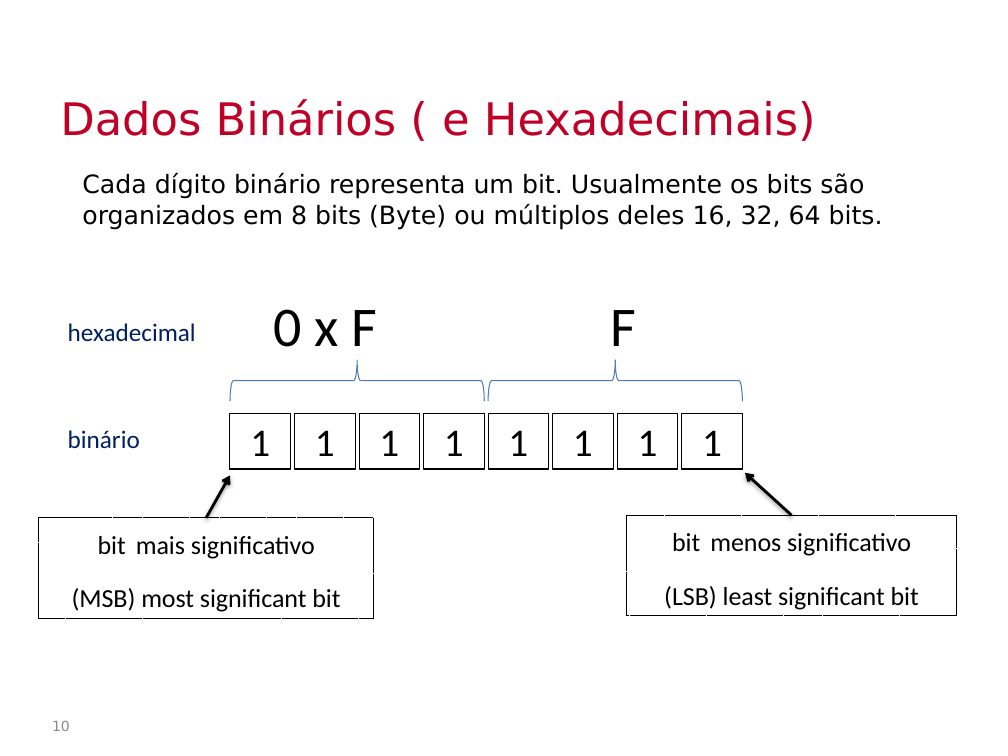
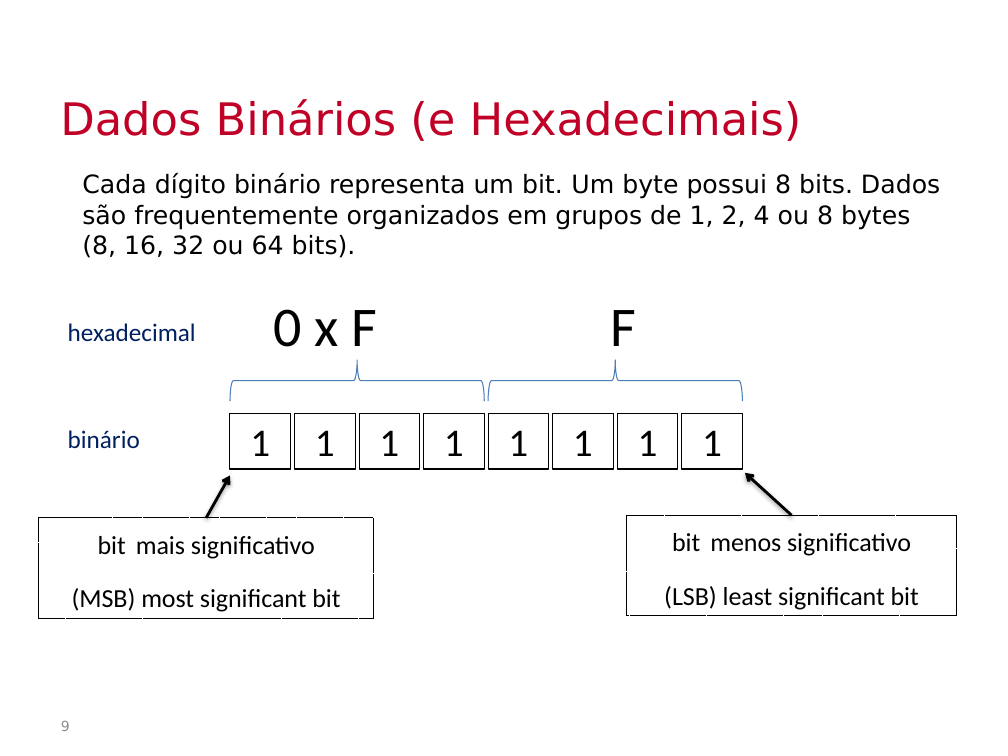
Before and after one commit to Insper/bits-e-proc, a slide deck: slide 9 of docs-src/slides/conteudoDadosDigitais.pptx (slide 10 before the commit). Drawn at 1008x756 pixels with LibreOffice and Linux fonts; fonts in the diff are those of the drawing; background and template pictures are left out. Boxes give left, top, right and bottom in pixels: in the first picture for what was removed or moved away, otherwise in the second. Text is boxed around its words. In the diff, an @@ line names an element or a change of style, - is before the commit and + after.

```diff
--- a/docs-src/slides/conteudoDadosDigitais.pptx
+++ b/docs-src/slides/conteudoDadosDigitais.pptx
@@ title at (x1=60, y1=99, x2=802, y2=141): spaces changed @@
-Dados Binários ( e Hexadecimais)
+Dados Binários (e Hexadecimais)
@@ text at (x1=82, y1=173, x2=940, y2=258): text changed @@
-Cada dígito binário representa um bit. Usualmente os bits são organizados em 8 bits (Byte) ou múltiplos deles 16, 32, 64 bits.
+Cada dígito binário representa um bit. Um byte possui 8 bits. Dados são frequentemente organizados em grupos de 1, 2, 4 ou 8 bytes (8, 16, 32 ou 64 bits).
@@ page number at (x1=61, y1=721, x2=70, y2=731): text changed @@
-10
+9
```
Also in this commit, not shown: 17 other slides changed, 2 slides added, 2 slides removed, 1 other file.
